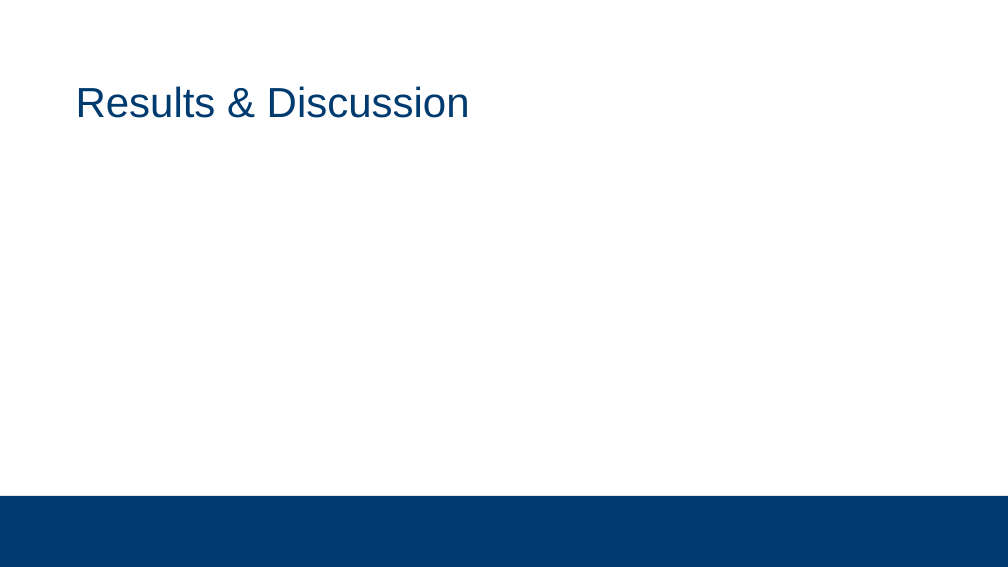
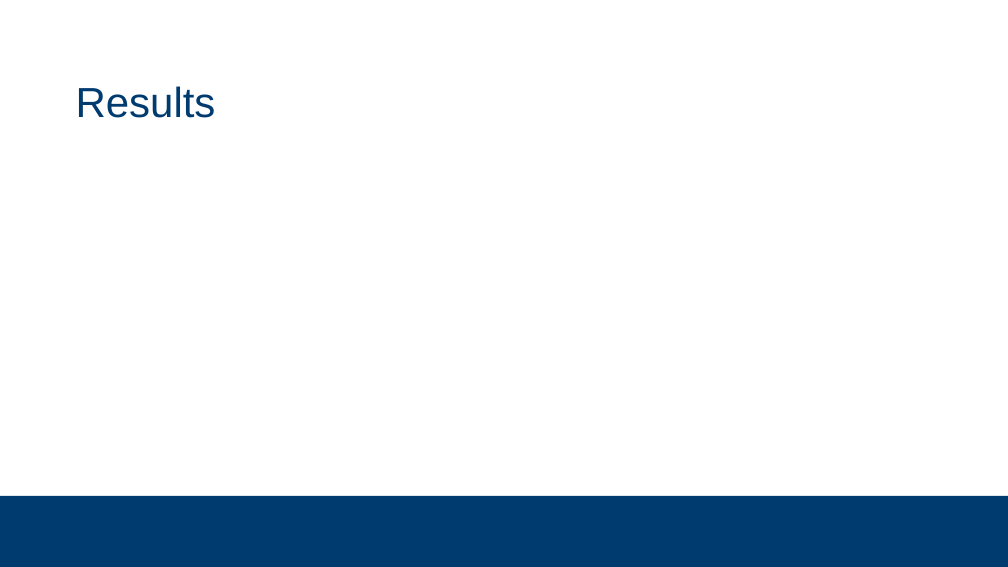
Before and after one commit to subsystem3/project, a slide deck: slide 13 of Final-Project-Team-2.pptx (slide 7 before the commit). Drawn at 1008x567 pixels with LibreOffice and Linux fonts; fonts in the diff are those of the drawing; background and template pictures are left out. Boxes give left, top, right and bottom in pixels: in the first picture for what was removed or moved away, otherwise in the second. Text is boxed around its words. In the diff, an @@ line names an element or a change of style, - is before the commit and + after.

```diff
--- a/Final-Project-Team-2.pptx
+++ b/Final-Project-Team-2.pptx
@@ title at (76, 86, 216, 118): text changed @@
-Results & Discussion
+Results
```
Also in this commit, not shown: 1 other slide changed, 10 slides added, 3 slides removed.
